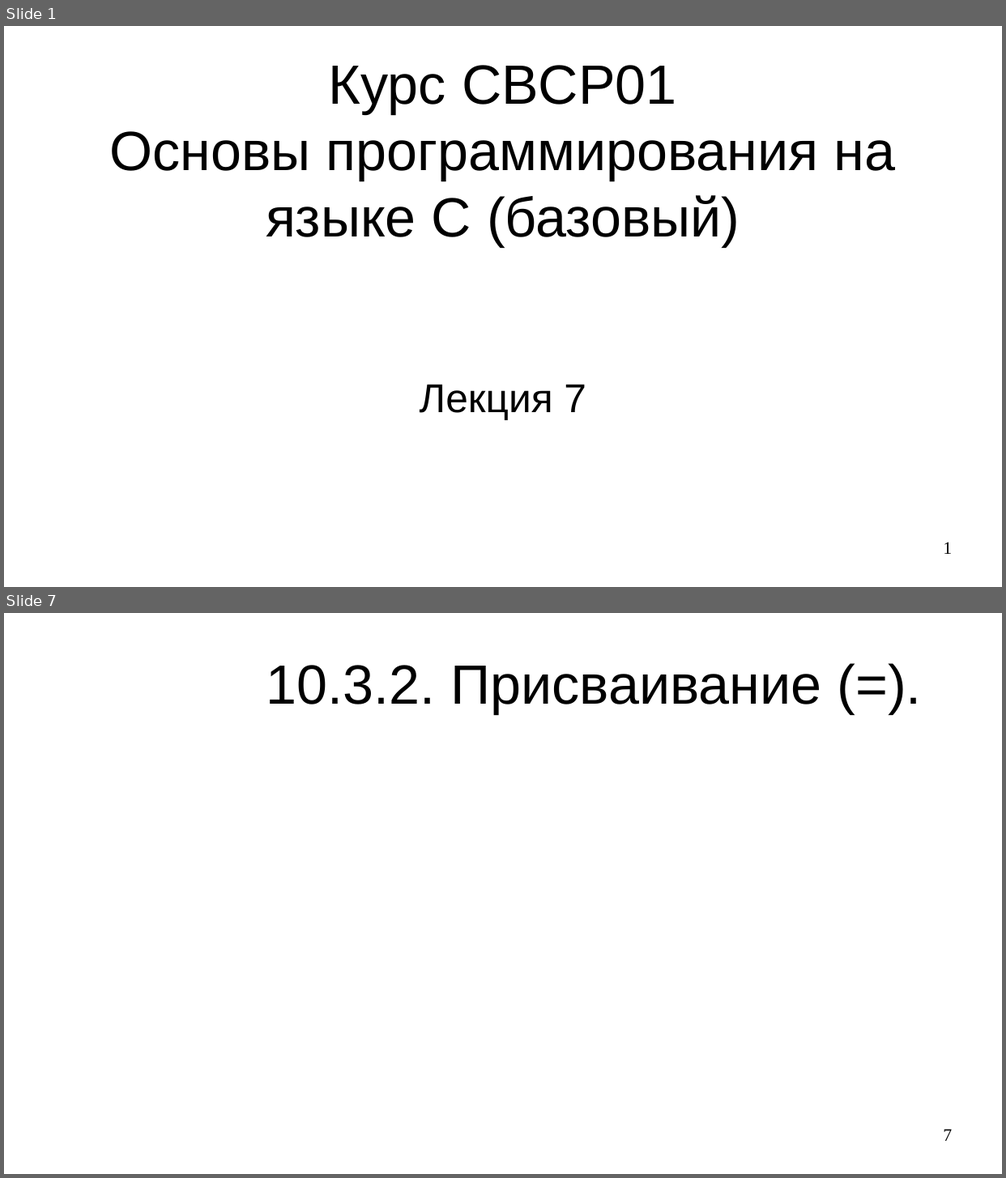
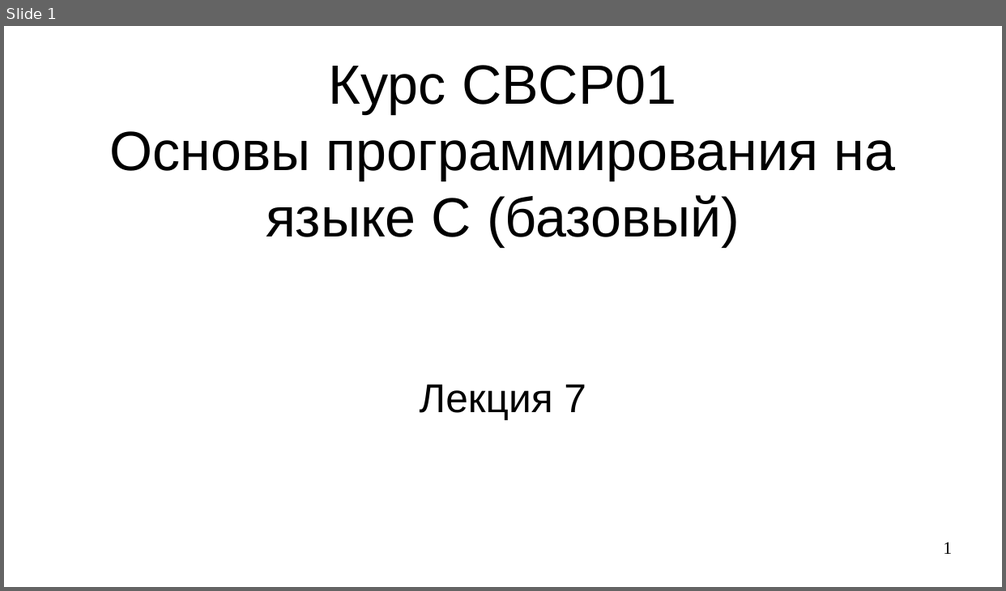
Before and after one commit to steelcraft/stud-lab, a slide deck: Лекции/CBCP01#L7.odp. Shown one above the other, each under a label of ours: slides 1 and 7 before the commit, slide 1 after it; the slides between them are not shown. The pictures are 1006x1178 and 1006x591 pixels, drawn with LibreOffice and Linux fonts; fonts in the diff are those of the drawing. Boxes give left, top, right and bottom in pixels: in the first picture for what was removed or moved away, otherwise in the second. Text is boxed around its words. In the diff, an @@ line names an element or a change of style, - is before the commit and + after.

```diff
--- a/Лекции/CBCP01#L7.odp
+++ b/Лекции/CBCP01#L7.odp
@@ slide 7 removed at [4,613,1002,1174], background #FFFFFF @@
@@ title removed at [266,665,821,714] @@
-10.3.2. Присваивание (=).
@@ page number removed at [943,1129,952,1141] @@
-7
```
Also in this commit, not shown: 2 slides changed, 6 slides added, 8 other slides removed.
